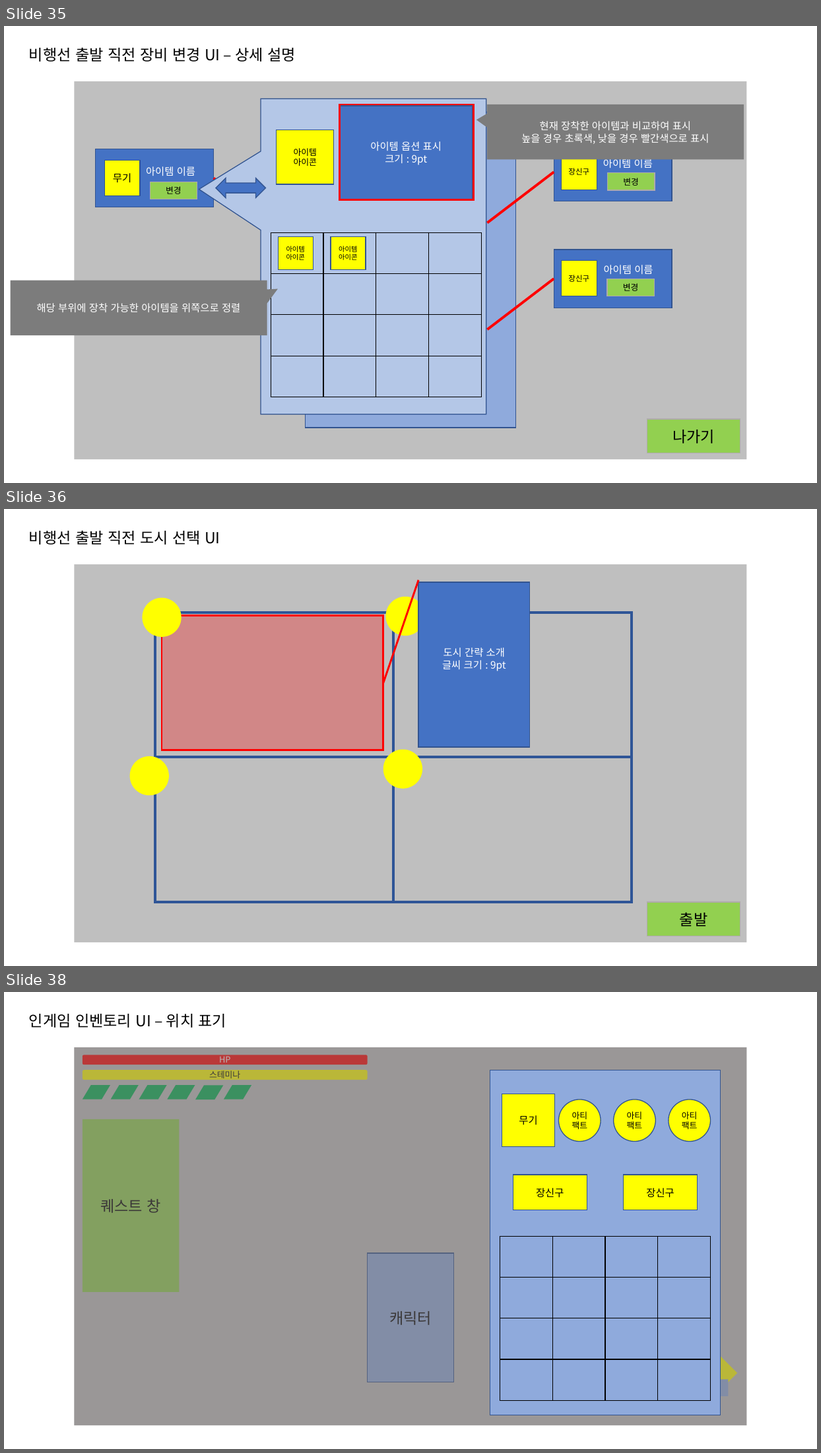
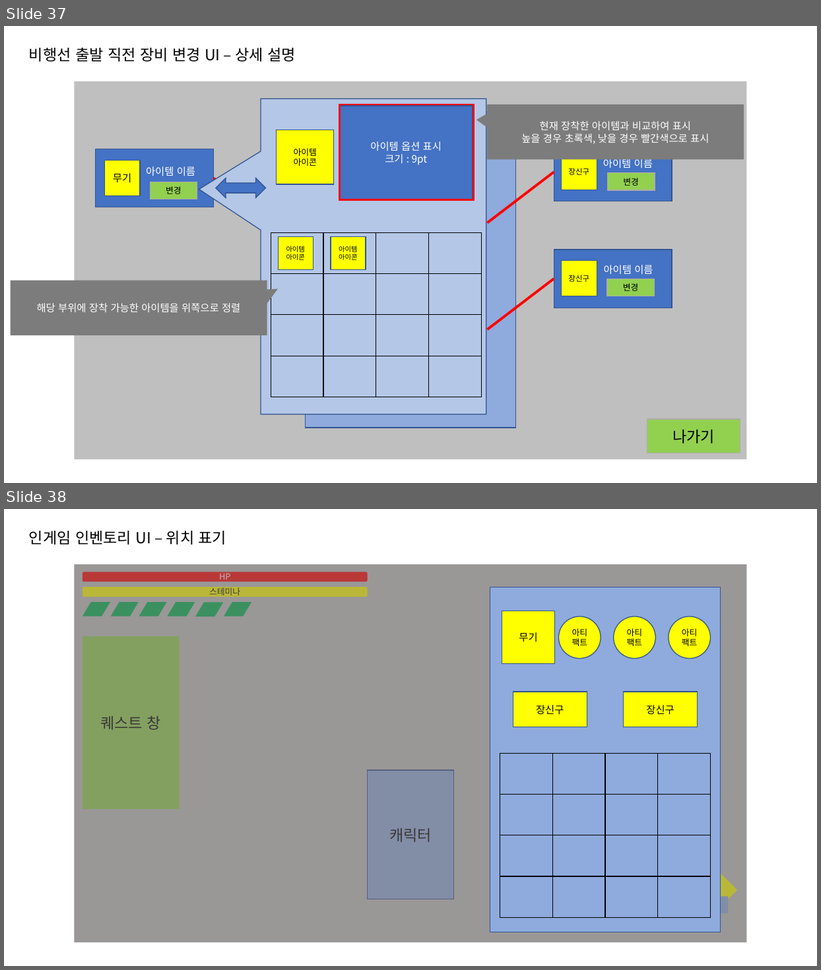
Before and after one commit to go4521304/Backyeah, a slide deck: document/UI기획서초안_ver1.1.pptx. Shown one above the other, each under a label of ours: slides 35, 36 and 38 before the commit, slides 37 and 38 after it; the slides between them are not shown. The pictures are 821x1453 and 821x970 pixels, drawn with LibreOffice and Linux fonts; fonts in the diff are those of the drawing. Boxes give left, top, right and bottom in pixels: in the first picture for what was removed or moved away, otherwise in the second. Text is boxed around its words. In the diff, an @@ line names an element or a change of style, - is before the commit and + after.

```diff
--- a/document/UI기획서초안_ver1.1.pptx
+++ b/document/UI기획서초안_ver1.1.pptx
@@ slide 36 removed at (x1=4, y1=509, x2=817, y2=966), background #FFFFFF @@
@@ text removed at (x1=29, y1=530, x2=220, y2=545) @@
-비행선 출발 직전 도시 선택 UI
@@ rectangle removed at (x1=74, y1=564, x2=747, y2=943) @@
@@ line removed from (384, 683) to (418, 580) @@
@@ rectangle removed at (x1=418, y1=582, x2=531, y2=747) @@
-도시 간략 소개
-글씨 크기 : 9pt
@@ ellipse removed at (x1=143, y1=598, x2=182, y2=637) @@
@@ ellipse removed at (x1=386, y1=597, x2=425, y2=636) @@
@@ rectangle removed at (x1=155, y1=613, x2=632, y2=902) @@
@@ rectangle removed at (x1=162, y1=616, x2=384, y2=751) @@
@@ line removed from (394, 613) to (394, 902) @@
@@ ellipse removed at (x1=129, y1=757, x2=169, y2=795) @@
@@ line removed from (155, 757) to (632, 757) @@
@@ ellipse removed at (x1=384, y1=749, x2=422, y2=788) @@
@@ rectangle removed at (x1=648, y1=902, x2=741, y2=937) @@
-출발
@@ what was slide 35 is now slide 37 @@
```
Also in this commit, not shown: 2 slides added, 1 other slide removed, 1 other file.
